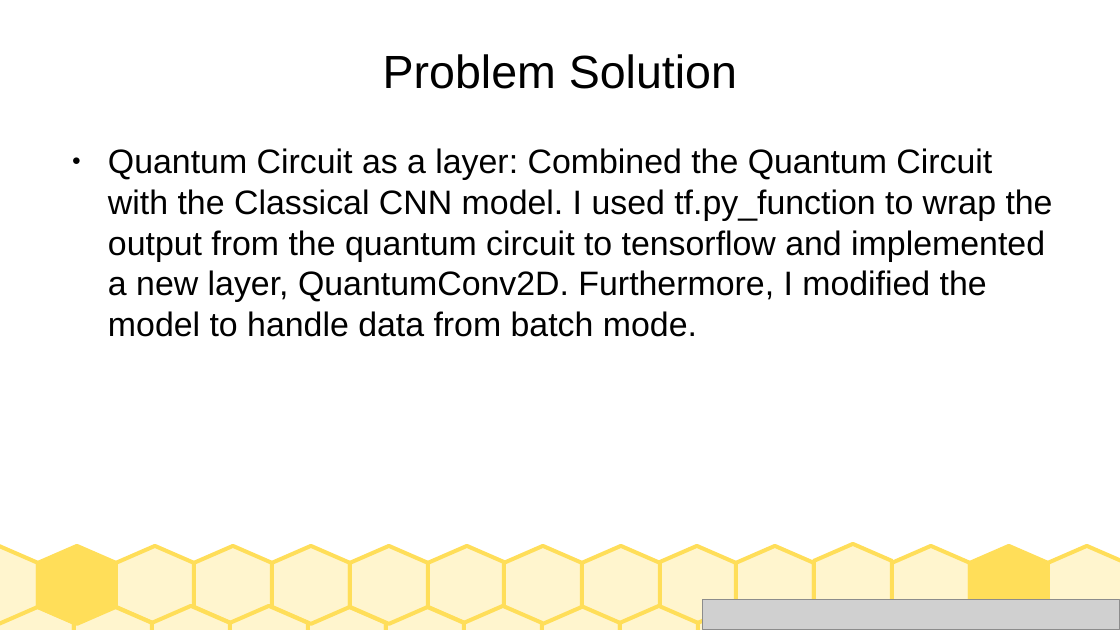
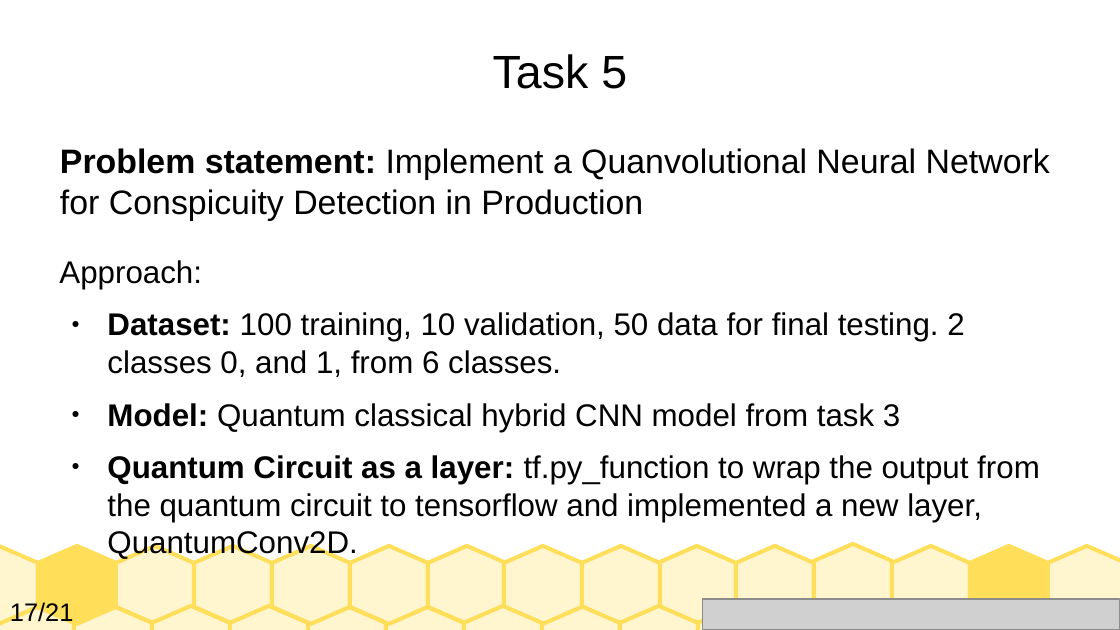
Before and after one commit to AsadullahGalib007/QML-for-Conspicuity-Detection-in-Production, a slide deck: slide 17 of project-presentation.odp (slide 5 before the commit). Drawn at 1120x630 pixels with LibreOffice and Linux fonts; fonts in the diff are those of the drawing; grey boxes stand for pictures. Boxes give left, top, right and bottom in pixels: in the first picture for what was removed or moved away, otherwise in the second. Text is boxed around its words. In the diff, an @@ line names an element or a change of style, - is before the commit and + after.

Commit message:
Updated presentation slides

```diff
--- a/project-presentation.odp
+++ b/project-presentation.odp
@@ title at [493, 54, 627, 89]: text changed @@
-Problem Solution
+Task 5
@@ text added at [60, 148, 1050, 221], 24 pt, text #000000 @@
+Problem statement: Implement a Quanvolutional Neural Network for Conspicuity Detection in Production
@@ text at [59, 260, 1040, 522]: text changed; size 24 to 22.2 pt @@
-● Quantum Circuit as a layer: Combined the Quantum Circuit with the Classical CNN model. I used tf.py_function to wrap the output from the quantum circuit to tensorflow and implemented a new layer, QuantumConv2D. Furthermore, I modified the model to handle data from batch mode.
+Approach:
+● Dataset: 100 training, 10 validation, 50 data for final testing. 2 classes 0, and 1, from 6 classes.
+● Model: Quantum classical hybrid CNN model from task 3
+● Quantum Circuit as a layer: tf.py_function to wrap the output from the quantum circuit to tensorflow and implemented a new layer, QuantumConv2D.
@@ text added at [10, 601, 74, 627], 18 pt, text #000000 @@
+17/21
```
Also in this commit, not shown: 1 other slide changed, 18 slides added, 7 slides removed.
